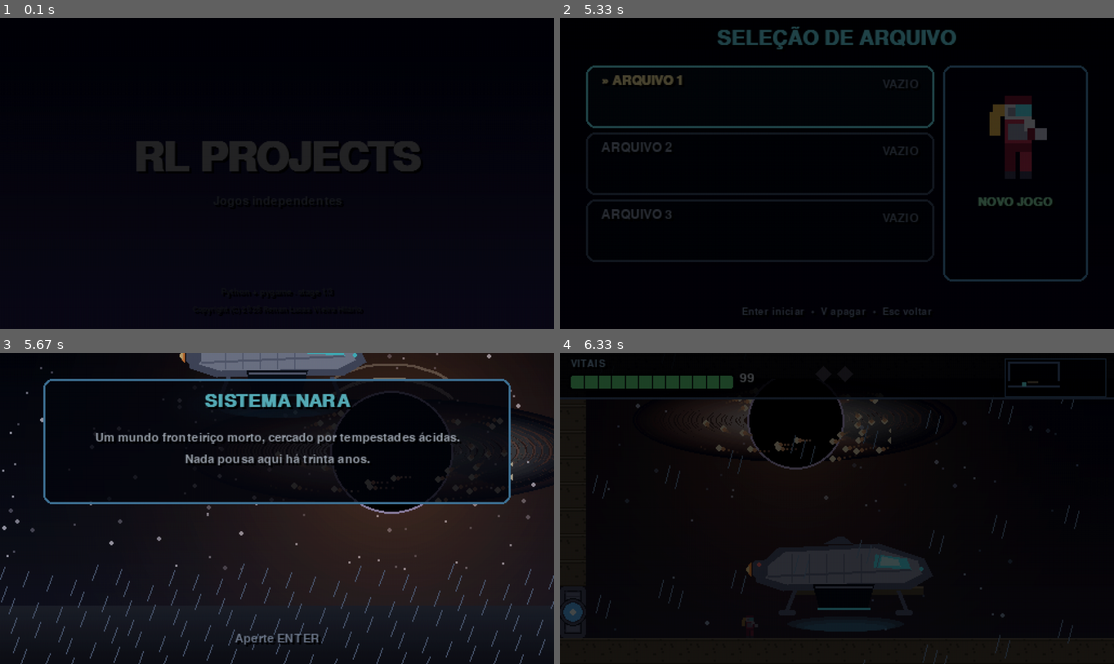
Above: before the commit, frames 1-4 (two rows, left to right).
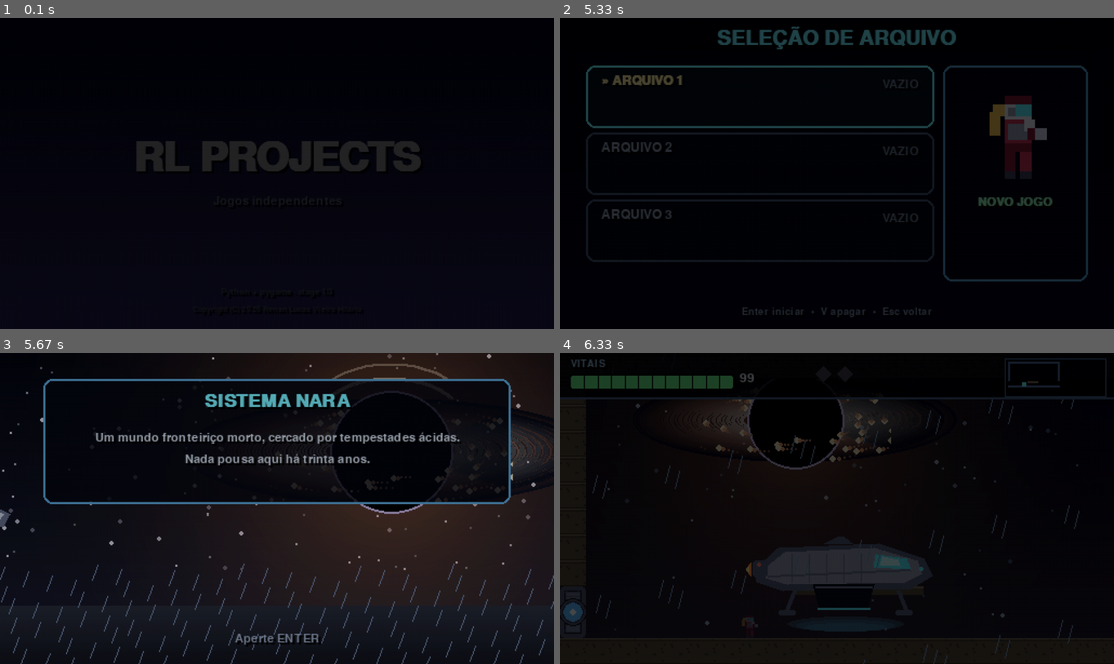
Above: after the commit, the same moments.

Repository: Renan2010p/vesper
Game: pygame game, started from main.py
Same seed, same stepped clock (60 frames per second), same inputs: the game is played once before the commit and once after it.
Inputs (mouse positions are in pixels of both pictures, inside the frame that each line leads up to):
- Up to frame 1 (0.1 s): no input
- Up to frame 2 (5.33 s): hold Right 0.33-0.8 s; move the mouse to (814, 185) at 0.37 s; hold Up 0.83-1.13 s; tap S at 1.67 s; hold Down 2.57-2.87 s; tap Enter at 3.33, 5.07 s; hold Up 3.67-4.03 s; tap Space at 4.73 s
- Up to frame 3 (5.67 s): tap D at 5.4 s
- Up to frame 4 (6.33 s): tap Esc at 5.73 s; tap Enter at 6.07 s

Frames 1-2 are identical in both runs. In frame 3, 2.3% of the frame differs, in the area x 0-67%, y 0-56%; in frame 4, nothing differs.

Commit message:
HUD missile square+icon and a flying gunship intro
Missiles (Super-Metroid style)
- new art.missile_icon(size): a small rocket glyph (nose, body, porthole,
  fins, exhaust).
- the HUD counter is now a rounded square with the missile icon and "xNN",
  instead of the old triangle.

Gunship intro
- new art.flying_gunship_surface(): side view, nose to the right, lit rear
  engine and fins, meant to be rotated along a flight path.
- the intro no longer drops the ship straight down: it flies in from the left,
  curves downward (rotating nose-down) and flares to land on the horizon,
  with thruster glow and speed lines. Replaces the legacy ship_surface alias.

Tests 9/9, smoke and a frame render of the fly-by/HUD all pass.

Diff:
--- a/vesper/game/art/__init__.py
+++ b/vesper/game/art/__init__.py
@@ -11,13 +11,13 @@
 from .black_hole import draw_black_hole
 from .doors import door_frames
 from .enemies import boss_art, crawler_art, flyer_art, jumper_art, turret_art
-from .items import ITEM_COLORS, item_surface, projectile_surface
+from .items import ITEM_COLORS, item_surface, missile_icon, projectile_surface
 from .player import _hunter, morph_animations, player_animations
 from .props import (SURFACE_DECOR, beacon_surface, crate_surface,
                     dead_tree_surface, gate_open_surface, gate_surface,
                     lamp_surface, mushroom_surface, puddle_surface,
                     ruin_pillar_surface, save_surface)
-from .ships import gunship_surface, ship_surface
+from .ships import flying_gunship_surface, gunship_surface
 from .tiles import build_tile_surfaces
 
 __all__ = [
@@ -30,6 +30,7 @@
     "boss_art",
     "ITEM_COLORS",
     "item_surface",
+    "missile_icon",
     "projectile_surface",
     "build_tile_surfaces",
     "gate_surface",
@@ -46,5 +47,5 @@
     "door_frames",
     "draw_black_hole",
     "gunship_surface",
-    "ship_surface",
+    "flying_gunship_surface",
 ]
--- a/vesper/game/art/items.py
+++ b/vesper/game/art/items.py
@@ -66,6 +66,28 @@
     return s
 
 
+def missile_icon(size: int = 16) -> pygame.Surface:
+    """A small missile/rocket glyph for the HUD counter."""
+    s = new_surface(size, size)
+
+    def px(v: float) -> int:
+        return int(round(v * size / 16.0))
+
+    body = (224, 228, 240)
+    body_dark = (120, 128, 152)
+    nose = (255, 138, 90)
+    fin = (255, 176, 96)
+    flame = (255, 214, 120)
+    pygame.draw.polygon(s, nose, [(px(8), px(1)), (px(5), px(6)), (px(11), px(6))])
+    pygame.draw.rect(s, body, (px(5), px(5), px(6), px(7)))
+    pygame.draw.rect(s, body_dark, (px(5), px(9), px(6), px(1)))
+    pygame.draw.circle(s, (90, 200, 255), (px(8), px(8)), max(1, px(1.6)))
+    pygame.draw.polygon(s, fin, [(px(5), px(9)), (px(2), px(13)), (px(5), px(13))])
+    pygame.draw.polygon(s, fin, [(px(11), px(9)), (px(14), px(13)), (px(11), px(13))])
+    pygame.draw.polygon(s, flame, [(px(6), px(12)), (px(8), px(15)), (px(10), px(12))])
+    return s
+
+
 def projectile_surface(kind: str) -> pygame.Surface:
     if kind == "beam":
         s = new_surface(10, 6)
--- a/vesper/game/art/ships.py
+++ b/vesper/game/art/ships.py
@@ -59,6 +59,45 @@
     return s
 
 
-def ship_surface() -> pygame.Surface:
-    """Small scout craft (legacy)."""
-    return gunship_surface()
+def flying_gunship_surface() -> pygame.Surface:
+    """Side view of the gunship in flight, nose to the right and a lit engine.
+
+    Used by the intro fly-by: it is drawn facing +x so it can be rotated along
+    its flight path, like Samus's gunship descending toward the planet.
+    """
+    w, h = 128, 46
+    s = new_surface(w, h)
+    hull = (190, 196, 214)
+    hull_dark = (96, 104, 130)
+    hull_line = (132, 140, 166)
+    accent = (90, 240, 255)
+
+    # rear engine flame (points -x, opposite travel)
+    pygame.draw.polygon(s, (255, 150, 60), [(18, 23), (0, 15), (7, 23), (0, 31)])
+    pygame.draw.polygon(s, (255, 228, 150), [(18, 23), (6, 19), (10, 23), (6, 27)])
+
+    # engine block
+    pygame.draw.rect(s, hull_dark, (15, 16, 13, 14), border_radius=3)
+    pygame.draw.rect(s, (58, 64, 86), (12, 19, 5, 8), border_radius=2)
+
+    # fins (top and bottom, near the tail)
+    pygame.draw.polygon(s, hull_dark, [(52, 12), (60, 0), (74, 9)])
+    pygame.draw.polygon(s, hull_dark, [(56, 31), (64, 44), (78, 31)])
+
+    # main hull
+    pygame.draw.polygon(s, hull_dark, [(20, 18), (44, 10), (98, 8), (120, 20),
+                                       (114, 31), (48, 33), (24, 28)])
+    pygame.draw.polygon(s, hull, [(26, 19), (46, 13), (96, 11), (114, 20),
+                                  (108, 28), (50, 30), (28, 26)])
+    pygame.draw.line(s, hull_line, (30, 25), (110, 20), 2)
+
+    # cockpit canopy near the nose
+    pygame.draw.polygon(s, accent, [(90, 12), (110, 18), (100, 25), (86, 20)])
+    pygame.draw.polygon(s, (210, 250, 255), [(94, 15), (105, 18), (99, 23), (90, 20)])
+
+    # panel lines and running lights
+    for x in range(38, 86, 12):
+        pygame.draw.line(s, hull_line, (x, 15), (x, 28), 1)
+    pygame.draw.circle(s, (255, 120, 120), (30, 22), 2)
+    pygame.draw.circle(s, accent, (86, 18), 2)
+    return s
--- a/vesper/game/hud.py
+++ b/vesper/game/hud.py
@@ -10,6 +10,7 @@
 from vesper.engine.physics import Transform
 from vesper.engine.ui import Fonts, draw_bar, draw_text
 
+from . import art
 from .components import Boss, Health, Loadout, Player
 from .config import CORE_GOAL
 from .i18n import t
@@ -28,6 +29,7 @@
     def __init__(self) -> None:
         self.toasts: List[Toast] = []
         self.boss_ref = None
+        self._missile_icon = art.missile_icon(16)
 
     def add_toast(self, title: str, subtitle: str = "", kind: str = "item") -> None:
         self.toasts.append(Toast(title, subtitle, kind))
@@ -80,15 +82,16 @@
             draw_bar(surface, 10, 35, 150, 4, min(1.0, pcomp.charge / CHARGE_TIME),
                      (255, 236, 130))
 
-        # missiles ---------------------------------------------------------
+        # missiles (square counter with a missile icon, Super-Metroid style) --
         x = 236
         if loadout.max_missiles > 0:
-            pygame.draw.polygon(surface, (255, 170, 90),
-                                [(x, 30), (x + 9, 11), (x + 18, 30)])
-            pygame.draw.rect(surface, (40, 30, 20), (x + 5, 20, 8, 8))
-            draw_text(surface, fonts, f"x{loadout.missiles:02d}", (x + 24, 16), size=17,
-                      color=(255, 210, 150))
-            x += 94
+            box = pygame.Rect(x, 10, 22, 22)
+            pygame.draw.rect(surface, (52, 34, 24), box, border_radius=4)
+            pygame.draw.rect(surface, (255, 170, 90), box, width=2, border_radius=4)
+            surface.blit(self._missile_icon, (x + 3, 13))
+            draw_text(surface, fonts, f"x{loadout.missiles:02d}", (x + 28, 12),
+                      size=16, color=(255, 210, 150))
+            x += 98
 
         # Nara cores -------------------------------------------------------
         for i in range(CORE_GOAL):
--- a/vesper/game/scenes/intro.py
+++ b/vesper/game/scenes/intro.py
@@ -38,7 +38,7 @@
         rng = random.Random(21)
         self.stars = [(rng.uniform(0, w), rng.uniform(0, h * 0.7),
                        rng.choice((1, 1, 2)), rng.uniform(0.0, 6.28)) for _ in range(140)]
-        self.ship = art.ship_surface()
+        self.ship = art.flying_gunship_surface()
         self.horizon = h - 54
         self.ground = vertical_gradient(w, h - self.horizon + 10, (40, 44, 58), (16, 18, 26))
 
@@ -70,6 +70,53 @@
         if self.t >= 6.0:
             self.done_descent = True
 
+    # -- ship fly-by ------------------------------------------------------
+    T_FLY = 2.4
+    T_DESC = 2.6
+
+    def _ship_pose(self):
+        """Return the gunship's (centre_x, centre_y, angle_deg) at this time."""
+        w, _h = self.app.render_size
+        sw = self.ship.get_width()
+        target_y = self.horizon - 24
+        cx = w // 2
+        if self.t < self.T_FLY:                          # fly in from the left
+            u = self.t / self.T_FLY
+            e = 1 - (1 - u) ** 2
+            x = -sw + (cx + sw) * e
+            y = 150 + math.sin(u * math.pi) * 8
+            angle = 0.0
+        elif self.t < self.T_FLY + self.T_DESC:          # curve down and flare
+            u = (self.t - self.T_FLY) / self.T_DESC
+            e = u * u
+            x = cx + math.sin(u * math.pi) * 6
+            y = 150 + (target_y - 150) * e
+            angle = -52.0 * math.sin(u * math.pi)
+        else:                                            # rest on the ground
+            x, y, angle = cx, target_y, 0.0
+        return x, y, angle
+
+    def _draw_ship(self, surface, x, y, angle) -> None:
+        glow = pygame.Surface((96, 44), pygame.SRCALPHA)
+        for r in range(32, 3, -5):
+            a = int(90 * (1 - r / 32))
+            pygame.draw.ellipse(glow, (120, 200, 255, a), (48 - r, 22 - r // 2, r * 2, r))
+        surface.blit(glow, (x - 48, y - 22))
+
+        if self.t < self.T_FLY:                           # horizontal speed lines
+            for i, dy in enumerate((-9, 0, 9)):
+                ln = 26 + i * 7
+                pygame.draw.line(surface, (120, 160, 210),
+                                 (x - 44, y + dy), (x - 44 - ln, y + dy), 2)
+        elif self.t < self.T_FLY + self.T_DESC:           # descent speed lines
+            for i, dx in enumerate((-11, 0, 11)):
+                ln = 22 + i * 7
+                pygame.draw.line(surface, (120, 160, 210),
+                                 (x + dx, y - 30), (x + dx, y - 30 - ln), 2)
+
+        img = pygame.transform.rotate(self.ship, angle)
+        surface.blit(img, img.get_rect(center=(int(x), int(y))))
+
     def draw(self, surface: pygame.Surface) -> None:
         w, h = surface.get_size()
         surface.blit(self.bg, (0, 0))
@@ -94,19 +141,9 @@
             y = self.horizon - 40 + (i * 37 + int(self.t * 900)) % 90
             pygame.draw.line(surface, (110, 130, 165), (x, y), (x - 5, y + 14), 1)
 
-        # descending ship
-        progress = min(1.0, self.t / 5.0)
-        eased = 1 - (1 - progress) ** 3
-        start_y = -60.0
-        target_y = self.horizon - self.ship.get_height() + 6
-        ship_y = start_y + (target_y - start_y) * eased
-        ship_x = w // 2 - self.ship.get_width() // 2 + math.sin(self.t * 1.5) * 6
-        glow = pygame.Surface((140, 60), pygame.SRCALPHA)
-        for r in range(60, 4, -6):
-            a = int(70 * (1 - r / 60))
-            pygame.draw.ellipse(glow, (120, 200, 255, a), (70 - r, 30 - r // 2, r * 2, r))
-        surface.blit(glow, (ship_x - 34, ship_y + self.ship.get_height() // 2))
-        surface.blit(self.ship, (ship_x, ship_y))
+        # the gunship flies in, curves down and lands (Samus-style fly-by)
+        ship_x, ship_y, angle = self._ship_pose()
+        self._draw_ship(surface, ship_x, ship_y, angle)
 
         # text panel
         title_key, line_keys = PAGES[self.page]
